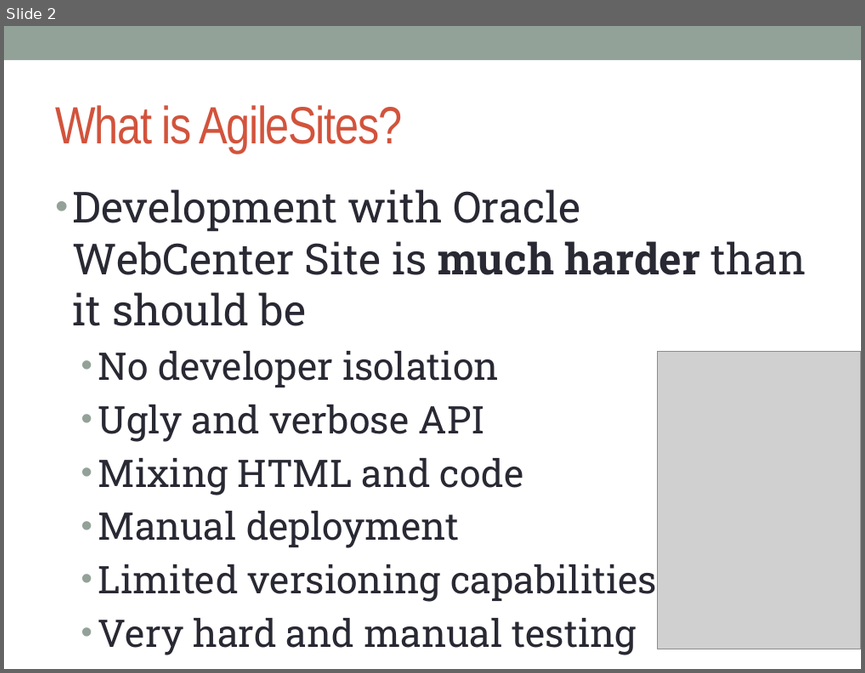
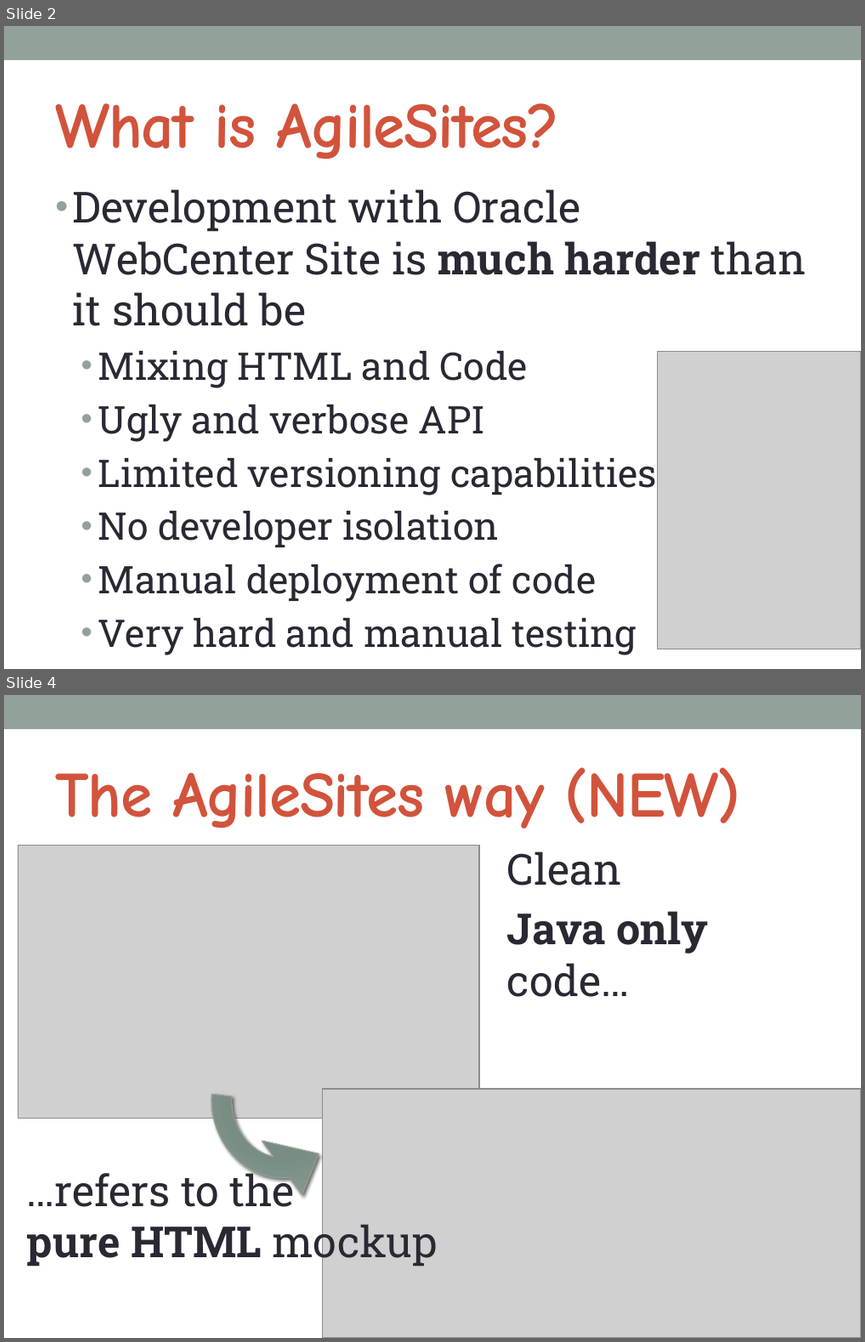
Before and after one commit to sciabarra/AgileSites, a slide deck: doc/AgileSites.pptx. Shown one above the other, each under a label of ours: slide 2 before the commit, slides 2 and 4 after it; the slides between them are not shown. The pictures are 865x673 and 865x1342 pixels, drawn with LibreOffice and Linux fonts; fonts in the diff are those of the drawing; grey boxes stand for pictures. Boxes give left, top, right and bottom in pixels: in the first picture for what was removed or moved away, otherwise in the second. Text is boxed around its words. In the diff, an @@ line names an element or a change of style, - is before the commit and + after.

Commit message:
first initially working scaffolding, demosite renamed to agilesites1 temporarily

```diff
--- a/doc/AgileSites.pptx
+++ b/doc/AgileSites.pptx
@@ slide 4 added at bbox=[4, 695, 861, 1338], background #FFFFFF; not listed: 1 template element that a slide beside it also shows @@
@@ title added at bbox=[55, 767, 741, 828], 54 pt, text #D2533C, bold @@
+The AgileSites way (NEW)
@@ picture added at bbox=[18, 845, 479, 1118] @@
@@ text added at bbox=[507, 851, 708, 997], 36 pt, text #292934 @@
+Clean
+Java only
+code…
@@ circular arrow added at bbox=[172, 989, 389, 1216], fill gradient #7B8E82 to #7B8D83 to #8A9E92 to #93A299, outline #93A299 0.75 pt @@
@@ picture added at bbox=[322, 1089, 861, 1338] @@
@@ text added at bbox=[27, 1166, 438, 1267], 36 pt, text #292934 @@
+…refers to the
+pure HTML mockup
@@ slide 2 changed as well @@
@@ title "What is AgileSites?" at bbox=[55, 103, 559, 159]: size 44 to 54 pt, font Arial Narrow to Comic Neue, bold on @@
@@ text at bbox=[98, 351, 657, 495]: paragraphs added @@
+  • Mixing HTML and Code
+  • Ugly and verbose API
+  • Limited versioning capabilities
@@ text at bbox=[98, 563, 596, 601]: text changed @@
-  • Ugly and verbose API
-  • Mixing HTML and code
-  • Manual deployment
-  • Limited versioning capabilities
+  • Manual deployment of code
```
Also in this commit, not shown: 1 other slide changed, 5 other slides added, 24 other files.
